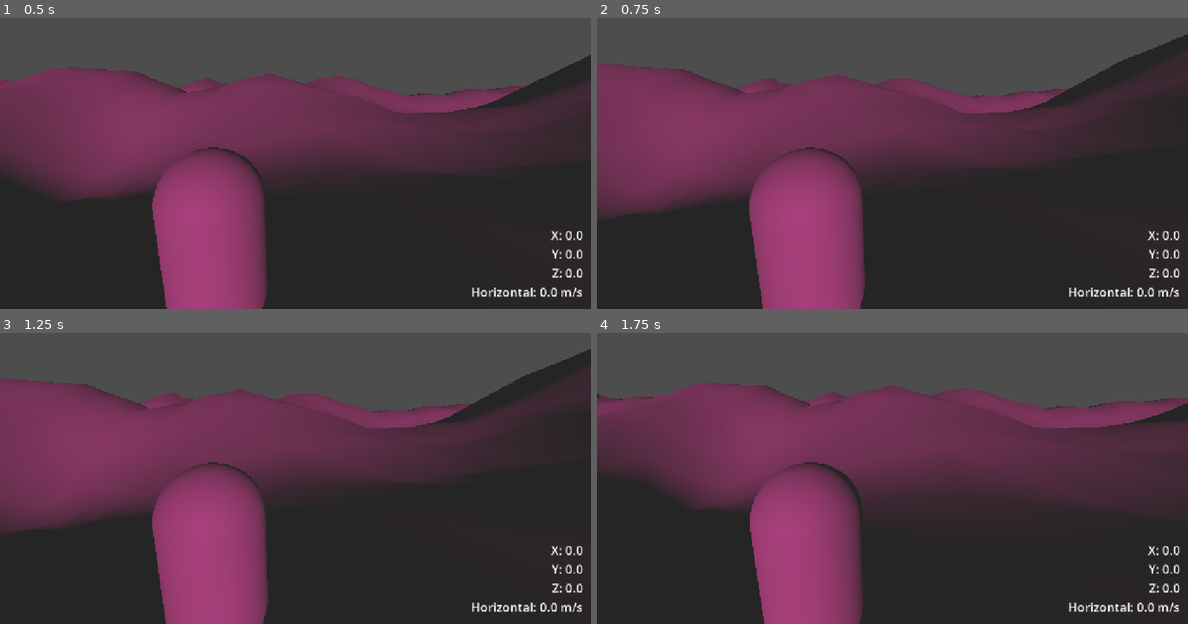
Above: before the commit, frames 1-4 (two rows, left to right).
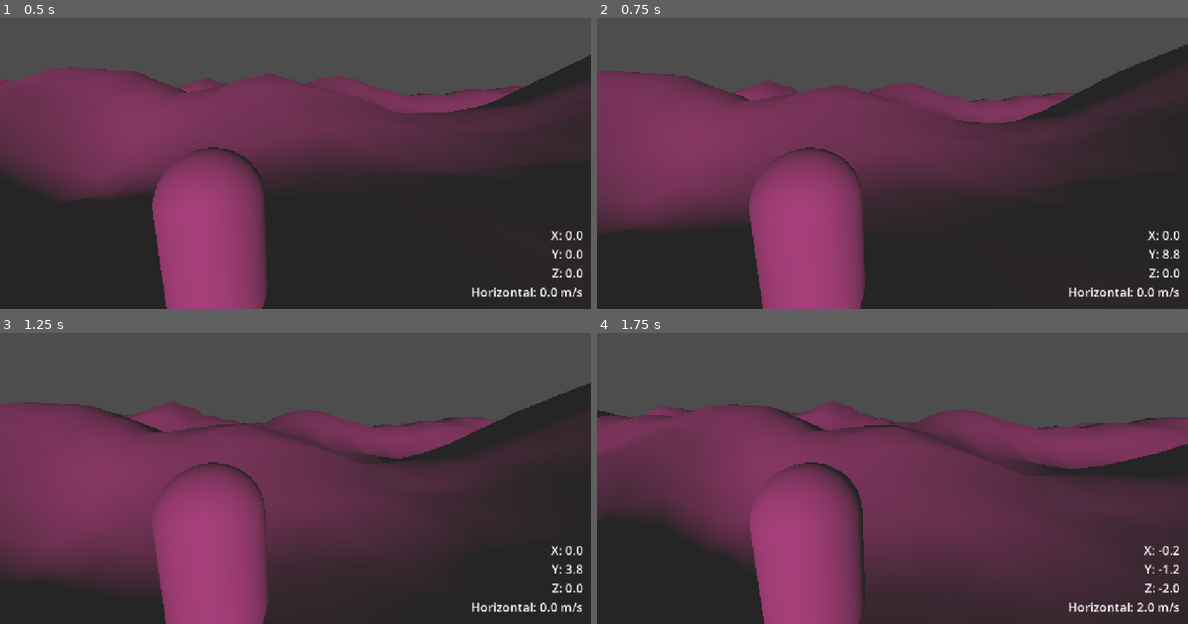
Above: after the commit, the same moments.

Repository: Mvfm-25/Tribes-Like
Game: Godot game, scene res://cenas/AyeMakSicur.tscn
Same seed, same stepped clock (60 frames per second), same inputs: the game is played once before the commit and once after it.
Inputs (mouse positions are in pixels of both pictures, inside the frame that each line leads up to):
- Up to frame 1 (0.5 s): no input
- Up to frame 2 (0.75 s): tap Enter at 0.5 s; move the mouse to (922, 140) at 0.52 s; tap Space (pula) at 0.6 s
- Up to frame 3 (1.25 s): tap Space (pula) at 0.77, 1.07 s
- Up to frame 4 (1.75 s): move the mouse to (862, 458) at 1.27 s; tap W (anda_f) at 1.35 s; tap Space (pula) at 1.52, 1.55 s

Frame 1 is identical in both runs. In frame 2, 7.4% of the frame differs, in the area x 0-100%, y 5-83%; in frame 3, 26%; in frame 4, 34%, in the area x 0-100%, y 17-96%.

Commit message:
Strafe parecido com Source.

Diff:
--- a/tribes-like/scripts/jogador.gd
+++ b/tribes-like/scripts/jogador.gd
@@ -3,6 +3,10 @@
 @export var speed: float = 20.0
 @export var jump_speed: float = 10.0
 @export var gravity: float = 10.0
+
+@export var air_accel: float = 60.0 # m/s²
+@export var air_wish_speed: float = 2.0 # limite da projeção da velocidade no input
+@export var vel_max_ar: float = 50.0
 
 @export var sensibilidade: float = 0.003 # rad por pixel
 @export var pitch_min: float = deg_to_rad(-70.0)
@@ -14,25 +18,45 @@
 	var input := Input.get_vector(
 		"strafe_e", "strafe_d", "anda_f", "anda_t"
 	)
-	var direcao := transform.basis * Vector3(input.x, 0.0, input.y)
+	var direcao := _direcao_pela_camera(input)
 
 	if not is_on_floor():
 		velocity.y -= gravity * delta
-		if velocity.x < 50 :
-			velocity.x += direcao.x * delta * speed
-	elif is_on_floor():
+		_acelera_no_ar(direcao, delta)
+	else:
 		velocity.x = direcao.x * speed
 		velocity.z = direcao.z * speed
-	elif Input.is_action_just_pressed("pula"):
-		velocity.y = jump_speed
-	elif velocity.y < 0.0 :
-		velocity.y = 0.0
+		if Input.is_action_just_pressed("pula"):
+			velocity.y = jump_speed
+		elif velocity.y < 0.0 :
+			velocity.y = 0.0
 
 	move_and_slide()
 
 	if global_position.y < -10.0:
 		global_position = Vector3(0.0, 2.0, 0.0)
 		velocity = Vector3.ZERO
+
+# Direção desejada no plano horizontal, ancorada no yaw da câmera (ignora o pitch).
+func _direcao_pela_camera(input: Vector2) -> Vector3:
+	var direita: Vector3 = %CameraJogador.global_basis.x
+	direita.y = 0.0
+	direita = direita.normalized()
+	var frente := Vector3.UP.cross(direita)
+	return direita * input.x - frente * input.y
+
+# Só acelera até 'air_wish_speed' na direção do input: strafe perpendicular
+# curva a trajetória sem tirar velocidade.
+func _acelera_no_ar(direcao: Vector3, delta: float) -> void:
+	var horizontal := Vector3(velocity.x, 0.0, velocity.z)
+	var vel_antes := horizontal.length()
+	var vel_na_direcao := horizontal.dot(direcao)
+	var ganho := clampf(air_wish_speed - vel_na_direcao, 0.0, air_accel * delta)
+	horizontal += direcao * ganho
+	# O strafe não passa de 'vel_max_ar', mas não freia quem já chegou mais rápido.
+	horizontal = horizontal.limit_length(maxf(vel_max_ar, vel_antes))
+	velocity.x = horizontal.x
+	velocity.z = horizontal.z
 
 func _ready() -> void:
 	%CameraJogador.current = true
